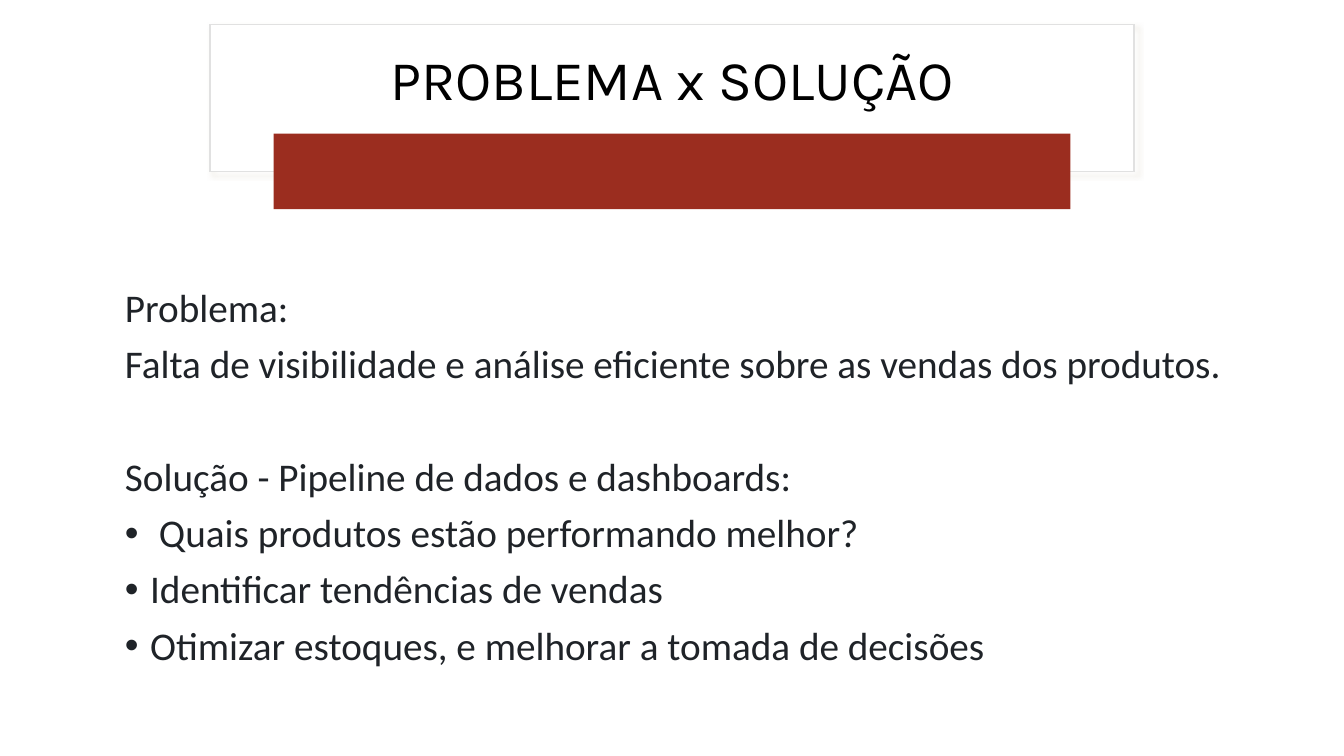
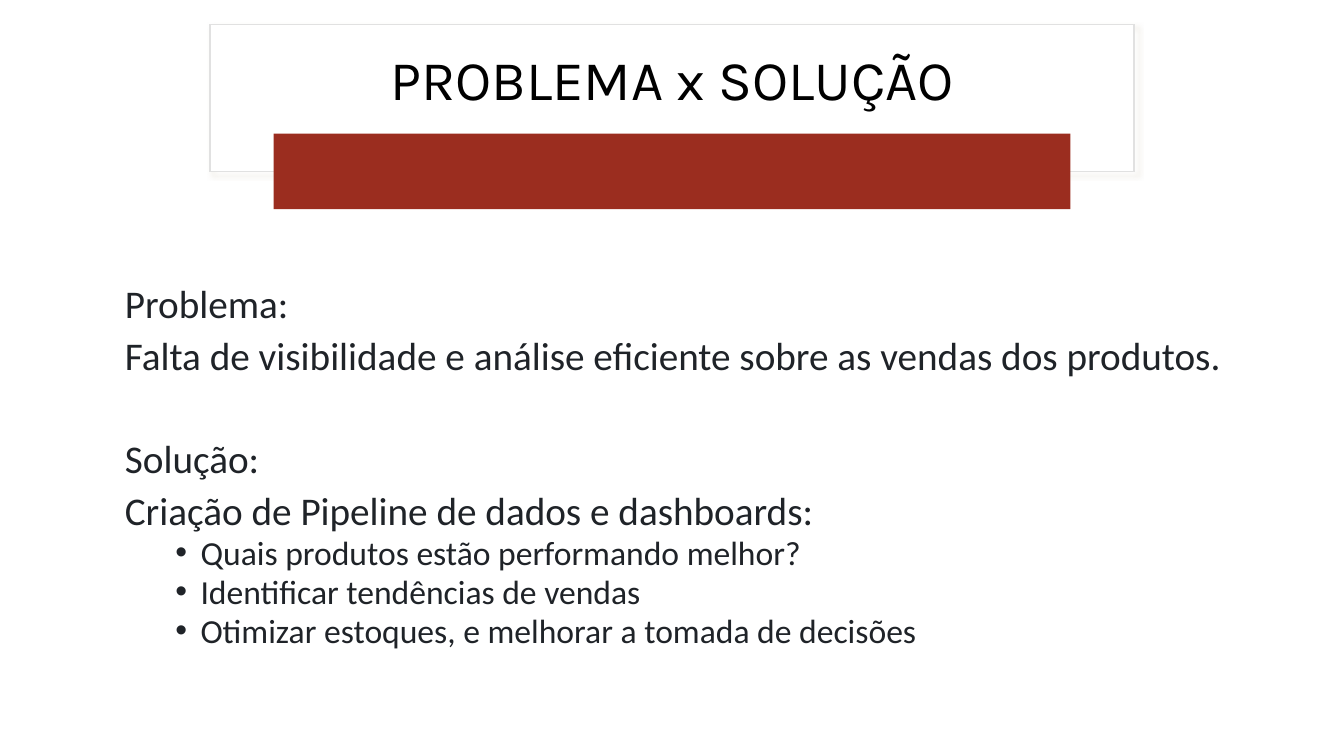
Before and after one commit to Luanferrazzo/HandsOnEngdeDados, a slide deck: slide 3 of Apresentação/SALES TECH.pptx. Drawn at 1344x756 pixels with LibreOffice and Linux fonts; fonts in the diff are those of the drawing. Boxes give left, top, right and bottom in pixels: in the first picture for what was removed or moved away, otherwise in the second. Text is boxed around its words. In the diff, an @@ line names an element or a change of style, - is before the commit and + after.

```diff
--- a/Apresentação/SALES TECH.pptx
+++ b/Apresentação/SALES TECH.pptx
@@ text at [125,290,1221,649]: size 28 to 24 pt in "Quais produtos estão performando melhor?", "Identificar tendências de vendas", "Otimizar estoques, e melhorar a tomada de ..."; line spacing 0.9 to 0.8; list level 1 to 2 in "Quais produtos estão performando melhor?"; list level 1 to 2 in "Identificar tendências de vendas"; list level 1 to 2 in "Otimizar estoques, e melhorar a ..." @@
@@ text at [125,445,813,532]: text changed @@
-Solução - Pipeline de dados e dashboards:
+Solução:
+Criação de Pipeline de dados e dashboards:
```
Also in this commit, not shown: 2 other slides changed, 1 slide removed.
